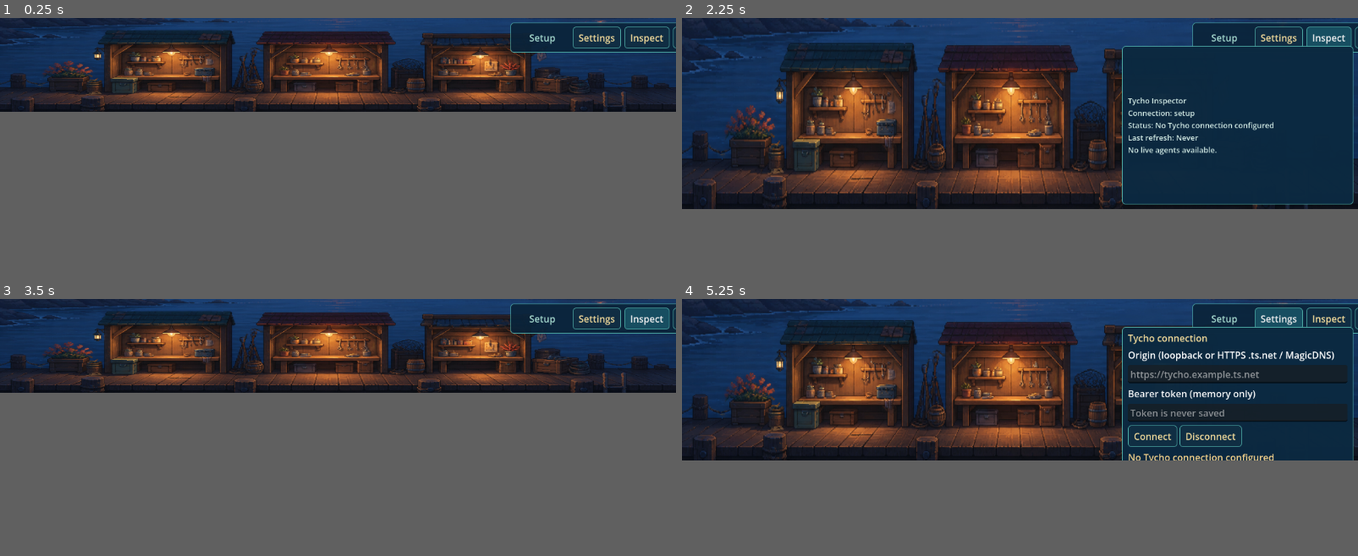
Above: before the commit, frames 1-4 (two rows, left to right).
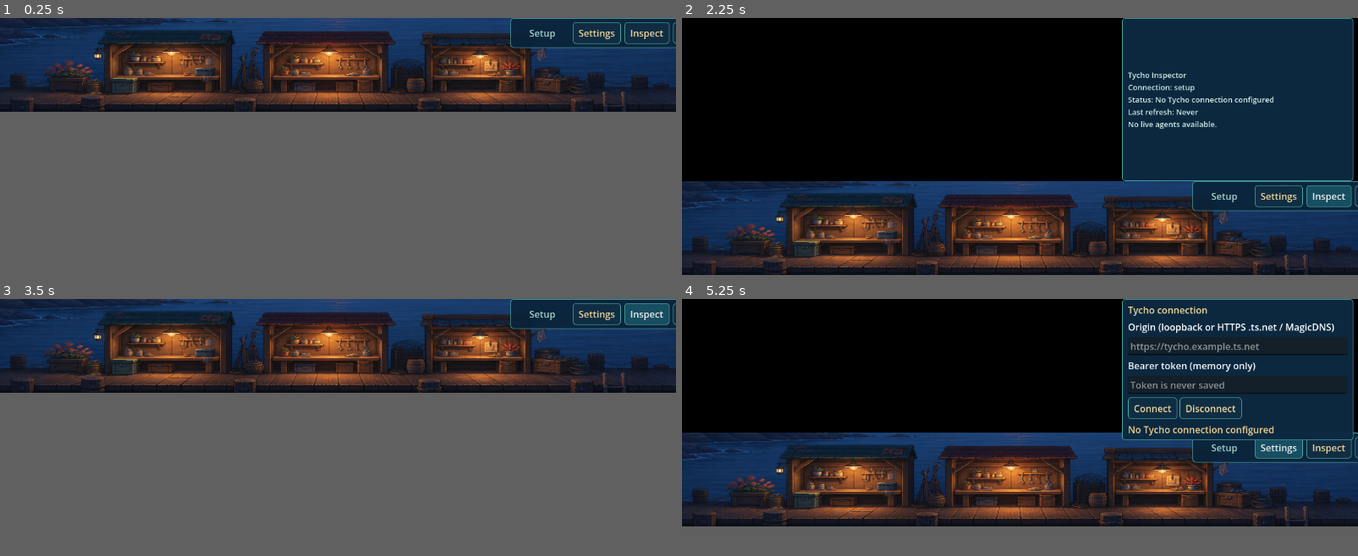
Above: after the commit, the same moments.

Repository: firewalker06/tycho-companion
Game: Godot game, scene res://main.tscn
Same seed, same stepped clock (60 frames per second), same inputs: the game is played once before the commit and once after it.
Inputs:
- Up to frame 1 (0.25 s): no input
- Up to frame 2 (2.25 s): click "Inspect" at 0.5 s; click "Inspect" at 1.25 s; click "Inspect" at 2 s
- Up to frame 3 (3.5 s): click "Inspect" at 2.75 s
- Up to frame 4 (5.25 s): click "Inspect" at 3.5 s; click "Inspect" at 4.25 s; click "Settings" at 5 s
In frame 2 the window is 799x226 before the commit and 799x304 after it. Grey fills any space a smaller window leaves; there, only what the larger window draws over its background counts as a difference.

The runs differ from the first frame. In frame 1, 1.5% of the frame differs, in the area x 75-100%, y 0-14%; in frame 2, 73%, in the area x 0-100%, y 0-100%; in frame 3, 1.6%; in frame 4, 68%.

Commit message:
fix: anchor overlays above companion strip

Diff:
--- a/godot/connection_client.gd
+++ b/godot/connection_client.gd
@@ -8,7 +8,9 @@
 signal snapshot_received(activity: Dictionary, resources: Dictionary, refreshed_at: String)
 
 const SETTINGS_PATH := "user://tycho-companion.cfg"
+const MAX_RETRIES := 3
 const BASE_BACKOFF_SECONDS := 2.0
+const MAX_BACKOFF_SECONDS := 30.0
 const POLL_SECONDS := 15.0
 
 var origin := ""
@@ -121,9 +123,12 @@
 	_generation += 1
 	_pending = 0
 	_retry_count += 1
-	var delay := minf(60.0, BASE_BACKOFF_SECONDS * pow(2.0, _retry_count - 1))
-	_next_refresh_at = Time.get_ticks_msec() + int(delay * 1000.0)
-	_set_status("retrying", "%s Retrying in %d seconds." % [reason, int(delay)])
+	if _retry_count <= MAX_RETRIES:
+		var delay := minf(MAX_BACKOFF_SECONDS, BASE_BACKOFF_SECONDS * pow(2.0, _retry_count - 1))
+		_next_refresh_at = Time.get_ticks_msec() + int(delay * 1000.0)
+		_set_status("retrying", "%s Retrying in %d seconds." % [reason, int(delay)])
+	else:
+		_set_status("offline", "%s Reconnect from Settings." % reason)
 
 func _set_status(next_status: String, next_message: String) -> void:
 	_status = next_status
--- a/godot/desktop_layout.gd
+++ b/godot/desktop_layout.gd
@@ -1,13 +1,12 @@
 class_name DesktopLayout
 extends RefCounted
 
-## The window grows upward for an overlay and keeps its bottom edge on the
-## usable desktop edge.  This keeps the compact strip stable and makes the
-## entire overlay reachable instead of clipping it at the 160 px viewport.
-const COMPACT_HEIGHT := 160
-const CONTROL_MARGIN := 8
+## The compact strip is always the bottom-most 160 px. An overlay grows the
+## window upward above it, while the native bottom edge remains fixed.
+const STRIP_HEIGHT := 160
+const CONTROL_MARGIN := 0
 const CONTROL_HEIGHT := 34
-const OVERLAY_TOP := 48
+const OVERLAY_GAP := 8
 const SETTINGS_HEIGHT := 220
 const INSPECT_HEIGHT := 270
 
@@ -18,11 +17,40 @@
 		_: return 0
 
 static func window_height(kind: String) -> int:
-	return max(COMPACT_HEIGHT, OVERLAY_TOP + overlay_height(kind) + CONTROL_MARGIN)
+	if kind.is_empty():
+		return STRIP_HEIGHT
+	return overlay_height(kind) + OVERLAY_GAP + STRIP_HEIGHT
+
+static func strip_top(kind: String) -> float:
+	return float(window_height(kind) - STRIP_HEIGHT)
 
 static func bottom_anchored_position(usable: Rect2i, height: int) -> Vector2i:
 	return Vector2i(usable.position.x, usable.end.y - height)
 
 static func overlay_rect(viewport_width: float, kind: String) -> Rect2:
 	var width := minf(394.0, maxf(260.0, viewport_width - 16.0))
-	return Rect2(viewport_width - width - CONTROL_MARGIN, OVERLAY_TOP, width, overlay_height(kind))
+	# The final eight pixels are panel breathing room above the strip; the panel
+	# itself meets the strip so its connected control shelf has an exact L hit area.
+	return Rect2(viewport_width - width - 8.0, 0.0, width, overlay_height(kind) + OVERLAY_GAP)
+
+static func control_rect(viewport_width: float, kind: String, width: float) -> Rect2:
+	return Rect2(viewport_width - width - 8.0, strip_top(kind) + CONTROL_MARGIN, width, CONTROL_HEIGHT)
+
+static func strip_rect(viewport_width: float, kind: String) -> Rect2:
+	return Rect2(0.0, strip_top(kind), viewport_width, STRIP_HEIGHT)
+
+static func passthrough_polygon(viewport_width: float, kind: String, control_width: float) -> PackedVector2Array:
+	var control := control_rect(viewport_width, kind, control_width)
+	if kind.is_empty():
+		return PackedVector2Array([control.position, Vector2(control.end.x, control.position.y), control.end, Vector2(control.position.x, control.end.y)])
+	var overlay := overlay_rect(viewport_width, kind)
+	# The connected overlay and shelf form an L. This concave outline admits only
+	# the actual visible panel shapes, not their enclosing bounding rectangle.
+	return PackedVector2Array([
+		overlay.position,
+		Vector2(overlay.end.x, overlay.position.y),
+		Vector2(control.end.x, control.end.y),
+		Vector2(control.position.x, control.end.y),
+		Vector2(control.position.x, control.position.y),
+		Vector2(overlay.position.x, overlay.end.y),
+	])
--- a/godot/main.gd
+++ b/godot/main.gd
@@ -120,8 +120,9 @@
 
 func _layout_controls() -> void:
 	var width := get_viewport_rect().size.x
-	control_area.position = Vector2(width - CONTROL_WIDTH - DesktopLayoutScript.CONTROL_MARGIN, DesktopLayoutScript.CONTROL_MARGIN)
-	control_area.size = Vector2(CONTROL_WIDTH, DesktopLayoutScript.CONTROL_HEIGHT)
+	var control := DesktopLayoutScript.control_rect(width, overlay_kind, CONTROL_WIDTH)
+	control_area.position = control.position
+	control_area.size = control.size
 	settings_panel.position = DesktopLayoutScript.overlay_rect(width, "settings").position
 	settings_panel.size = DesktopLayoutScript.overlay_rect(width, "settings").size
 	inspect_panel.position = DesktopLayoutScript.overlay_rect(width, "inspect").position
@@ -257,24 +258,21 @@
 	return false
 
 func _update_passthrough() -> void:
-	var rect := control_area.get_global_rect()
-	if overlay_kind == "settings": rect = rect.merge(settings_panel.get_global_rect())
-	if overlay_kind == "inspect": rect = rect.merge(inspect_panel.get_global_rect())
-	var polygon := PackedVector2Array([rect.position, Vector2(rect.end.x, rect.position.y), rect.end, Vector2(rect.position.x, rect.end.y)])
 	get_window().mouse_passthrough = false
-	DisplayServer.window_set_mouse_passthrough(polygon)
+	DisplayServer.window_set_mouse_passthrough(DesktopLayoutScript.passthrough_polygon(get_viewport_rect().size.x, overlay_kind, CONTROL_WIDTH))
 
 func _draw() -> void:
 	var viewport := get_viewport_rect()
-	draw_texture_rect_region(WORKSHOP, viewport, WORKSHOP_REGION)
+	var strip := DesktopLayoutScript.strip_rect(viewport.size.x, overlay_kind)
+	draw_texture_rect_region(WORKSHOP, strip, WORKSHOP_REGION)
 	if agents.is_empty(): return
 	var gap := viewport.size.x / float(agents.size() + 1)
 	for index in agents.size():
-		_draw_caretaker(Vector2(gap * float(index + 1), viewport.size.y - 34.0), agents[index])
+		_draw_caretaker(Vector2(gap * float(index + 1), strip.position.y + 126.0), agents[index])
 
 func _draw_caretaker(position: Vector2, agent: Dictionary) -> void:
 	var state := StateMapperScript.effective_state(agent)
-	var cell := _pose_cell(state, agent.stale)
+	var cell := Vector2(StateMapperScript.caretaker_pose_cell(state, agent.stale))
 	var bob := sin(tide * 1.35 + position.x * 0.01) * 2.0 if state == "running" and not agent.stale else 0.0
 	var target := Rect2(position - Vector2(45, 92) + Vector2(0, bob), Vector2(90, 90))
 	var source := Rect2(cell * CARETAKER_CELL, CARETAKER_CELL)
@@ -284,16 +282,6 @@
 	draw_circle(position + Vector2(37, -72), 5, cue)
 	if agent.unread: draw_rect(Rect2(position + Vector2(-47, -59), Vector2(10, 8)), Color("f2b948"))
 
-func _pose_cell(state: String, stale: bool) -> Vector2:
-	if stale or state in ["stopped", "partial"]: return Vector2(2, 1)
-	match state:
-		"idle": return Vector2(0, 0)
-		"running": return Vector2(1, 0)
-		"awaiting-input": return Vector2(2, 0)
-		"succeeded": return Vector2(0, 1)
-		"failed", "blocked": return Vector2(1, 1)
-		_: return Vector2(0, 0)
-
 func _cue_color(state: String) -> Color:
 	match state:
 		"idle", "running": return Color("4cb5ae")
--- a/godot/state_mapper.gd
+++ b/godot/state_mapper.gd
@@ -61,6 +61,17 @@
 	if agent.awaiting_input:
 		return "awaiting-input"
 	return agent.state
+
+static func caretaker_pose_cell(state: String, stale: bool) -> Vector2i:
+	if stale or state == "stopped":
+		return Vector2i(2, 1)
+	match state:
+		"idle": return Vector2i(0, 0)
+		"running": return Vector2i(1, 0)
+		"awaiting-input", "partial": return Vector2i(2, 0)
+		"succeeded": return Vector2i(0, 1)
+		"failed", "blocked": return Vector2i(1, 1)
+		_: return Vector2i(0, 0)
 
 static func visual_intent(raw: Dictionary) -> Dictionary:
 	var agent := normalize_agent(raw)
--- a/godot/tests/test_connection_client.gd
+++ b/godot/tests/test_connection_client.gd
@@ -23,6 +23,12 @@
 	assert(client.connection_status() == "setup")
 	client.disconnect_live()
 	assert(client.connection_status() == "setup")
+	for attempt in 3:
+		client._connection_failed("test failure")
+		assert(client.connection_status() == "retrying", "attempt %d should retry" % (attempt + 1))
+	client._connection_failed("test failure")
+	assert(client.connection_status() == "offline")
+	assert(client.connection_message().contains("Reconnect from Settings"))
 	client.free()
 
 	assert(Mapper.effective_state(Mapper.normalize_agent({"state": "failed", "awaiting_input": true})) == "awaiting-input")
--- a/godot/tests/test_desktop_layout.gd
+++ b/godot/tests/test_desktop_layout.gd
@@ -4,13 +4,22 @@
 
 func _init() -> void:
 	assert(Layout.window_height("") == 160)
-	assert(Layout.window_height("settings") == 276)
-	assert(Layout.window_height("inspect") == 326)
+	assert(Layout.window_height("settings") == 388)
+	assert(Layout.window_height("inspect") == 438)
 	var usable := Rect2i(20, 30, 1920, 1040)
-	assert(Layout.bottom_anchored_position(usable, 160) == Vector2i(20, 910))
-	assert(Layout.bottom_anchored_position(usable, 326) == Vector2i(20, 744))
+	var compact_position := Layout.bottom_anchored_position(usable, Layout.window_height(""))
+	var expanded_position := Layout.bottom_anchored_position(usable, Layout.window_height("inspect"))
+	assert(compact_position.y + Layout.window_height("") == expanded_position.y + Layout.window_height("inspect"))
+	assert(compact_position == Vector2i(20, 910))
+	assert(expanded_position == Vector2i(20, 632))
 	var inspect := Layout.overlay_rect(1280.0, "inspect")
-	assert(inspect.position.y == 48.0 and inspect.end.y == 318.0)
+	var strip_top := Layout.strip_top("inspect")
+	assert(inspect.end.y <= strip_top)
 	assert(inspect.position.x >= 8.0)
+	var control := Layout.control_rect(1280.0, "inspect", 274.0)
+	assert(control.position.y >= strip_top and control.end.y <= strip_top + Layout.STRIP_HEIGHT)
+	assert(Layout.window_height("") == Layout.STRIP_HEIGHT)
+	var polygon := Layout.passthrough_polygon(1280.0, "inspect", 274.0)
+	assert(polygon.size() == 6, "overlay and shelf must use a concave L hit outline")
 	print("Desktop layout tests passed")
 	quit(0)
--- a/godot/tests/test_state_mapper.gd
+++ b/godot/tests/test_state_mapper.gd
@@ -16,6 +16,9 @@
 	var north := Mapper.normalize_agent(flattened[0])
 	assert(north.server == "North shore" and north.server_key == "north" and north.stale and north.offline and north.server_status == "offline")
 	assert(Mapper.normalize_agent(flattened[1]).server == "South shore")
+	assert(Mapper.caretaker_pose_cell("partial", false) == Vector2i(2, 0))
+	assert(Mapper.caretaker_pose_cell("stopped", false) == Vector2i(2, 1))
+	assert(Mapper.caretaker_pose_cell("running", true) == Vector2i(2, 1))
 	var intent: Dictionary = Mapper.visual_intent({"key": "a", "server": "s", "status": "running", "awaiting_input": true, "blocked": true, "unread": true, "stale": true})
 	assert(intent.cue == "closed-gate")
 	assert(intent.unread)
Not shown, changed: README.md
Not shown, changed: godot/WINDOWS_TEST_BUILD.md
